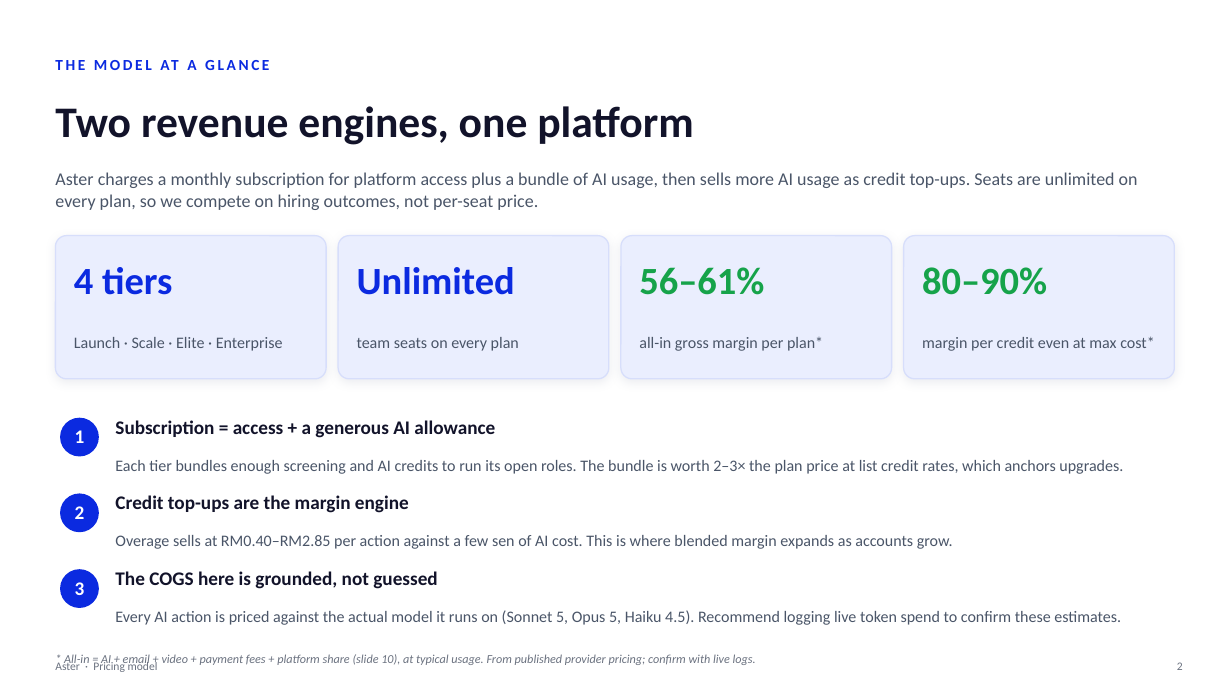
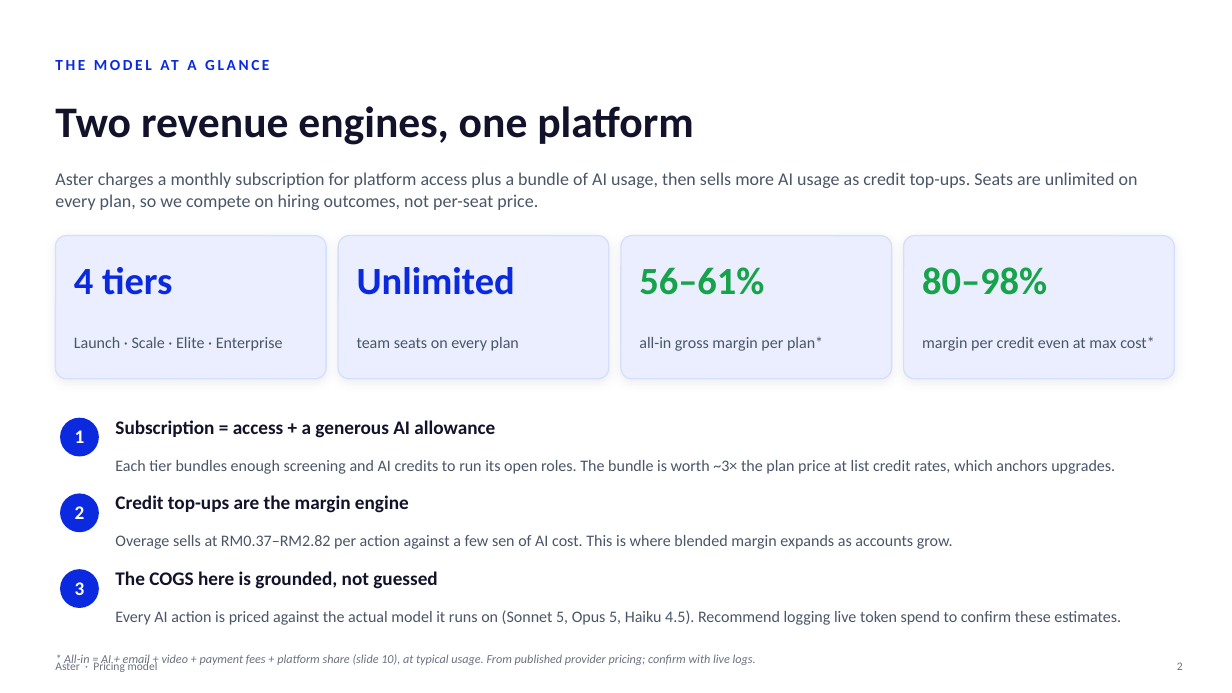
Before and after one commit to shahramly83/aster, a slide deck: slide 2 of docs/aster-pricing.pptx. Drawn at 1232x693 pixels with LibreOffice and Linux fonts; fonts in the diff are those of the drawing. Boxes give left, top, right and bottom in pixels: in the first picture for what was removed or moved away, otherwise in the second. Text is boxed around its words. In the diff, an @@ line names an element or a change of style, - is before the commit and + after.

```diff
--- a/docs/aster-pricing.pptx
+++ b/docs/aster-pricing.pptx
@@ text at [922, 267, 1047, 295]: text changed @@
-80–90%
+80–98%
@@ text at [115, 460, 1115, 474]: text changed @@
-Each tier bundles enough screening and AI credits to run its open roles. The bundle is worth 2–3× the plan price at list credit rates, which anchors upgrades.
+Each tier bundles enough screening and AI credits to run its open roles. The bundle is worth ~3× the plan price at list credit rates, which anchors upgrades.
@@ text at [115, 535, 953, 549]: text changed @@
-Overage sells at RM0.40–RM2.85 per action against a few sen of AI cost. This is where blended margin expands as accounts grow.
+Overage sells at RM0.37–RM2.82 per action against a few sen of AI cost. This is where blended margin expands as accounts grow.
```
Also in this commit, not shown: 7 other slides changed.
